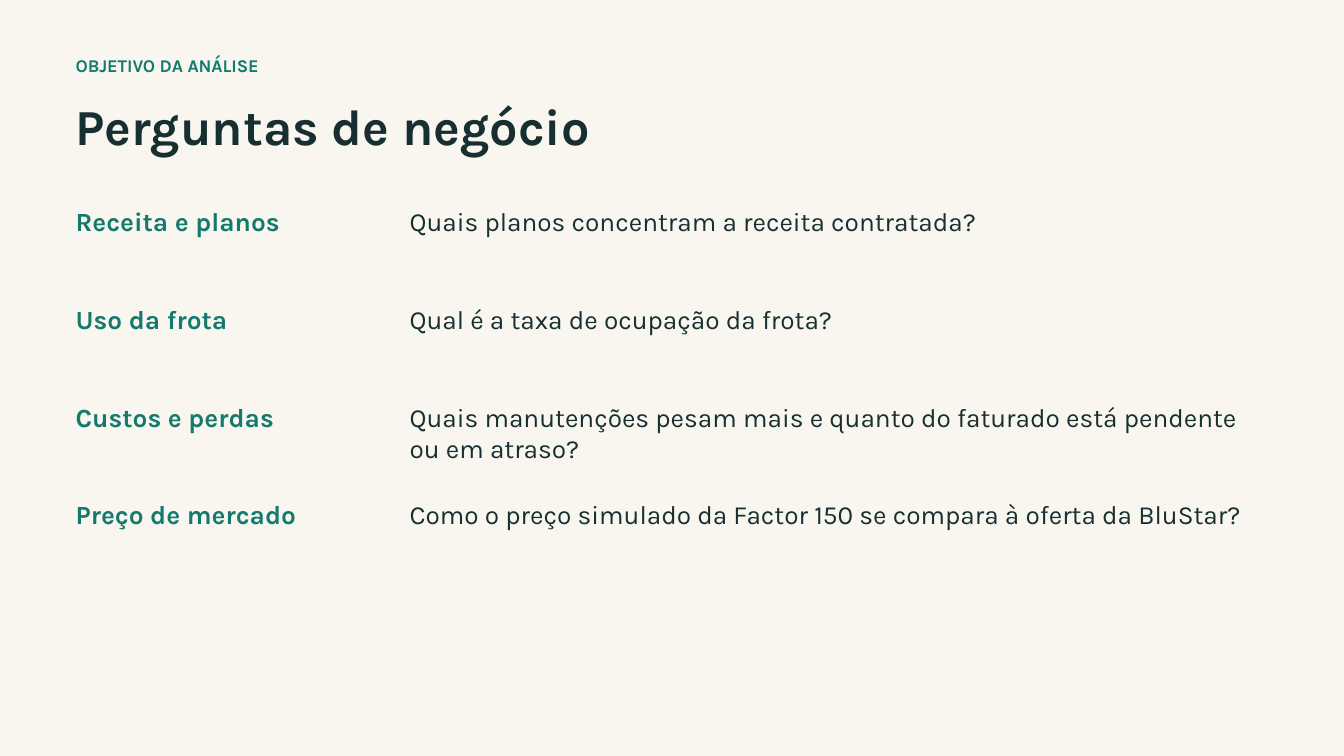
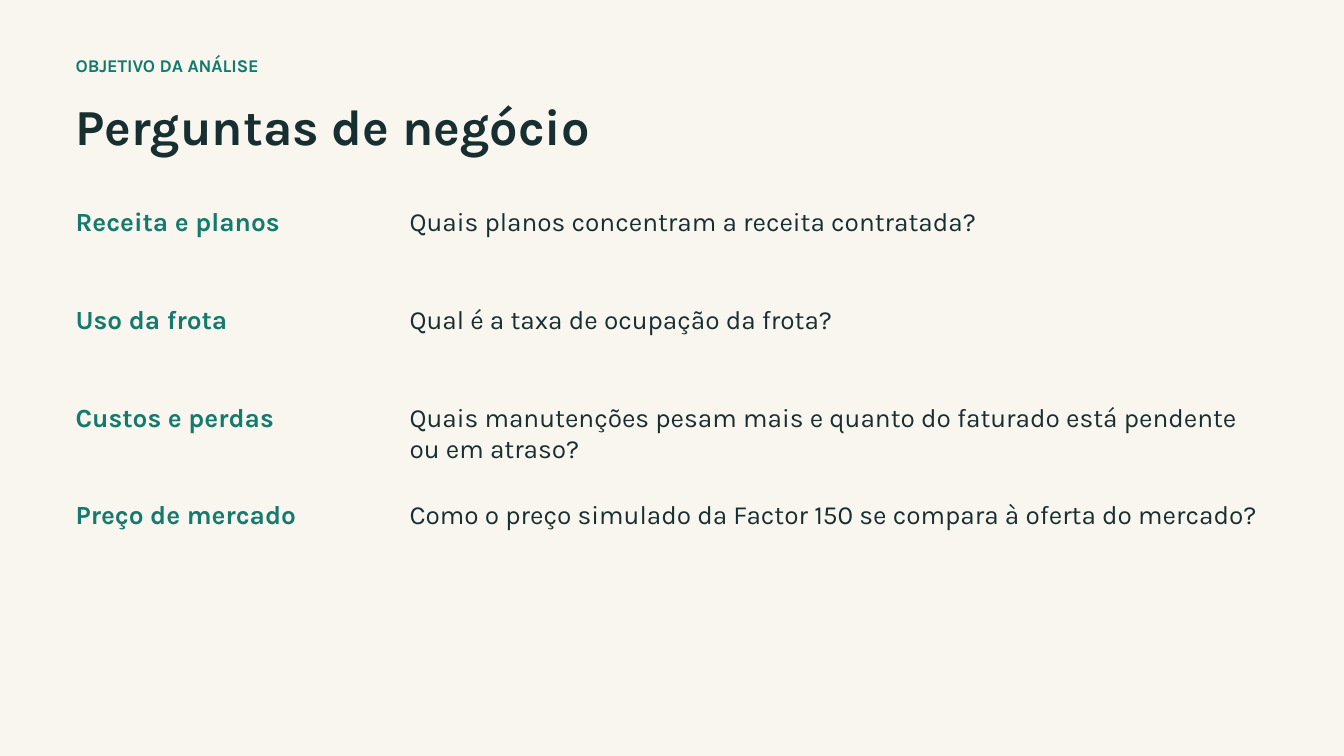
Before and after one commit to DaviBarciaV/projeto-analisededados-bi, a slide deck: slide 2 of Locacao_de_motos_2026.pptx. Drawn at 1344x756 pixels with LibreOffice and Linux fonts; fonts in the diff are those of the drawing. Boxes give left, top, right and bottom in pixels: in the first picture for what was removed or moved away, otherwise in the second. Text is boxed around its words. In the diff, an @@ line names an element or a change of style, - is before the commit and + after.

```diff
--- a/Locacao_de_motos_2026.pptx
+++ b/Locacao_de_motos_2026.pptx
@@ text at box(410, 504, 1256, 530): text changed @@
-Como o preço simulado da Factor 150 se compara à oferta da BluStar?
+Como o preço simulado da Factor 150 se compara à oferta do mercado?
```
Also in this commit, not shown: 1 other file.
